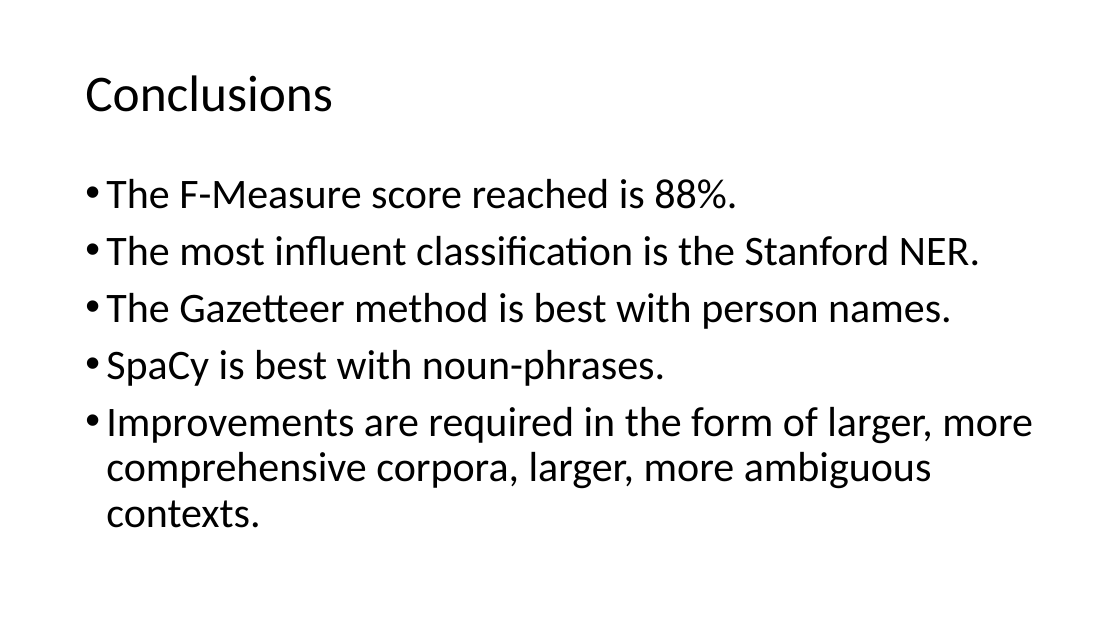
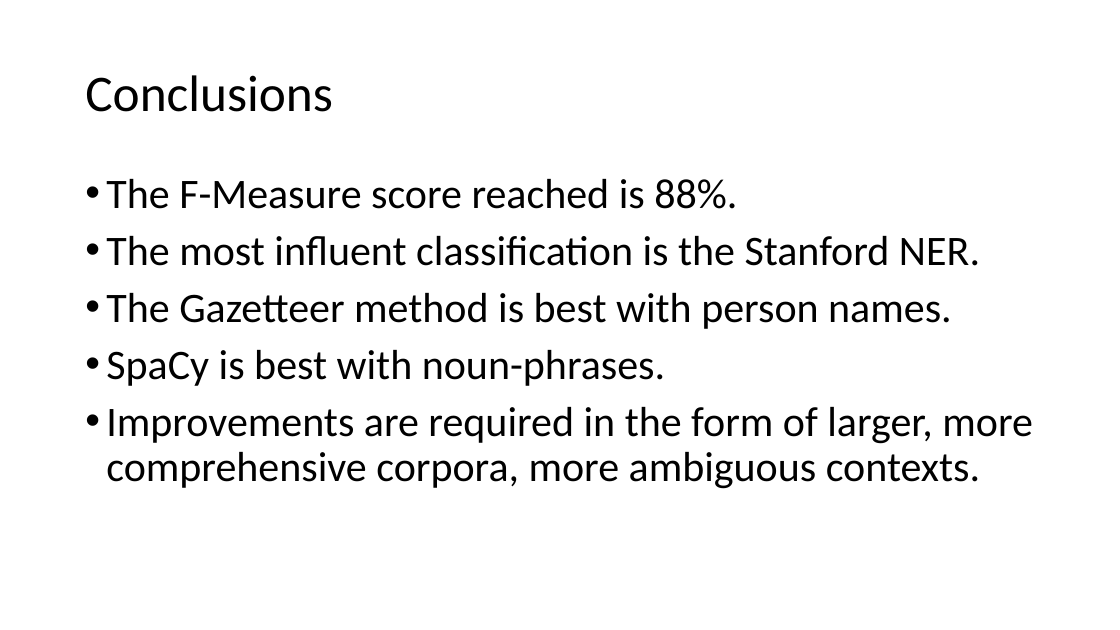
Before and after one commit to alexad19/Licenta2019DrumeaAlexandru, a slide deck: slide 16 of Presentation/Named Entity Recognition for the Romanian Language.pptx (slide 18 before the commit). Drawn at 1120x630 pixels with LibreOffice and Linux fonts; fonts in the diff are those of the drawing. Boxes give left, top, right and bottom in pixels: in the first picture for what was removed or moved away, otherwise in the second. Text is boxed around its words. In the diff, an @@ line names an element or a change of style, - is before the commit and + after.

```diff
--- a/Presentation/Named Entity Recognition for the Romanian Language.pptx
+++ b/Presentation/Named Entity Recognition for the Romanian Language.pptx
@@ text at (106,407,1033,489): text changed @@
-• Improvements are required in the form of larger, more comprehensive corpora, larger, more ambiguous contexts.
+• Improvements are required in the form of larger, more comprehensive corpora, more ambiguous contexts.
```
Also in this commit, not shown: 3 other slides changed, 2 slides removed, 1 other file.
